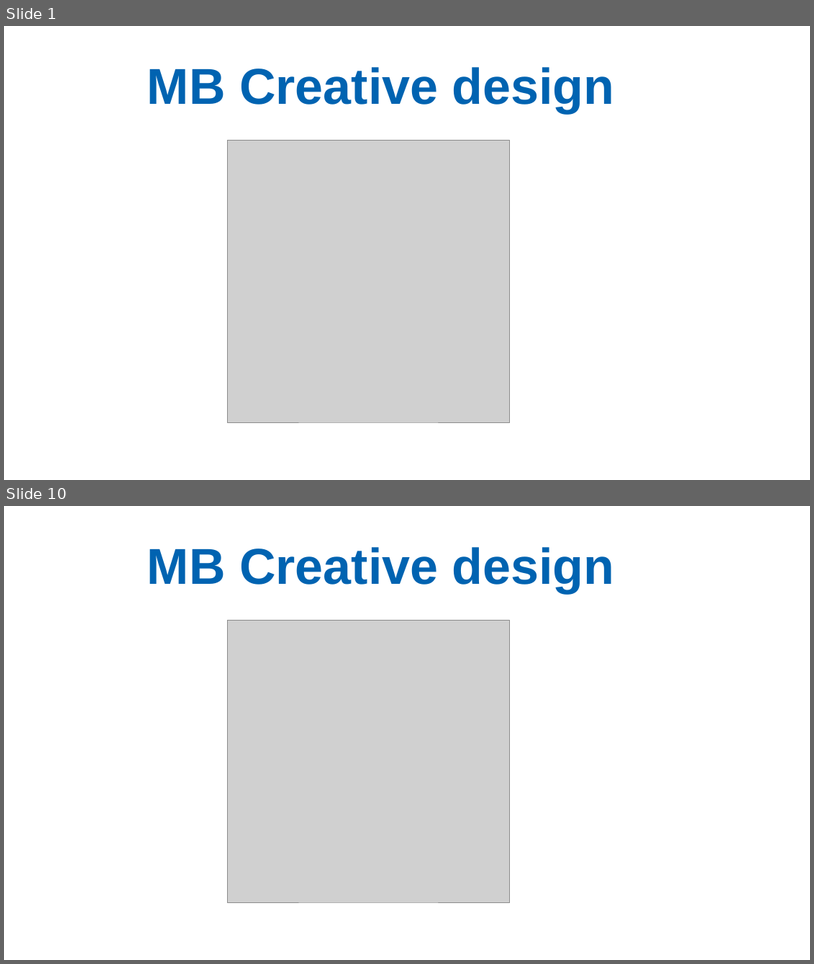
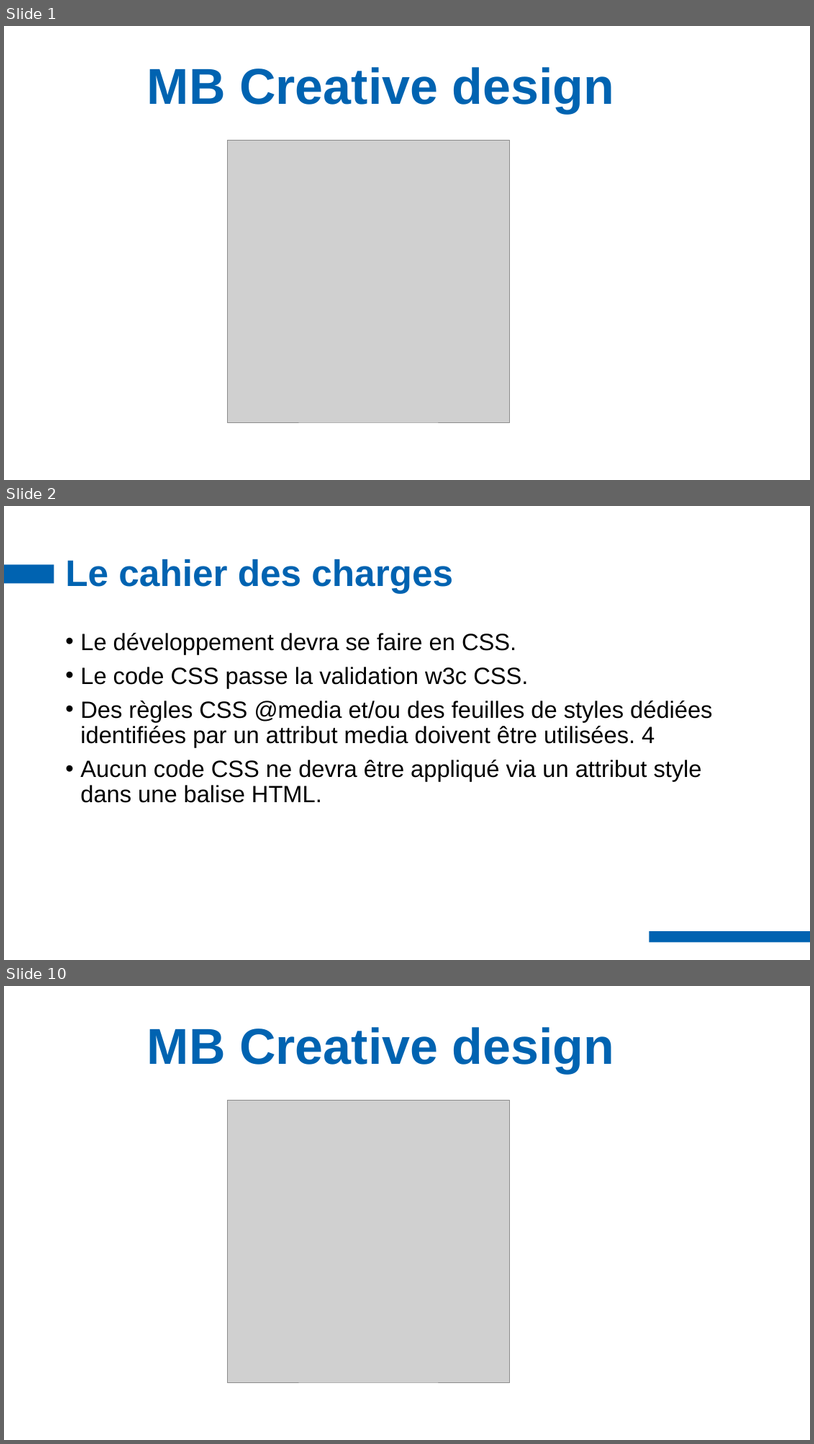
Before and after one commit to MaximeBarbotin/projet-3, a slide deck: support présentation.pptx. Shown one above the other, each under a label of ours: slides 1 and 10 before the commit, slides 1, 2 and 10 after it; the slides between them are not shown. The pictures are 814x964 and 814x1444 pixels, drawn with LibreOffice and Linux fonts; fonts in the diff are those of the drawing; grey boxes stand for pictures; background and template pictures are left out. Boxes give left, top, right and bottom in pixels: in the first picture for what was removed or moved away, otherwise in the second. Text is boxed around its words. In the diff, an @@ line names an element or a change of style, - is before the commit and + after.

```diff
--- a/support présentation.pptx
+++ b/support présentation.pptx
@@ slide 2 added at (x1=4, y1=506, x2=810, y2=960), background #FFFFFF @@
@@ rectangle added at (x1=4, y1=565, x2=54, y2=584), fill #0063B1 @@
@@ title added at (x1=65, y1=559, x2=453, y2=593), 44 pt, text #0063B1, bold @@
+Le cahier des charges
@@ text added at (x1=80, y1=633, x2=712, y2=803), 28 pt, text #000000 @@
+• Le développement devra se faire en CSS.
+• Le code CSS passe la validation w3c CSS.
+• Des règles CSS @media et/ou des feuilles de styles dédiées identifiées par un attribut media doivent être utilisées. 4
+• Aucun code CSS ne devra être appliqué via un attribut style dans une balise HTML.
@@ rectangle added at (x1=650, y1=932, x2=810, y2=942), fill #0063B1 @@
```
Also in this commit, not shown: 6 other slides added, 7 slides removed, 2 other files.
